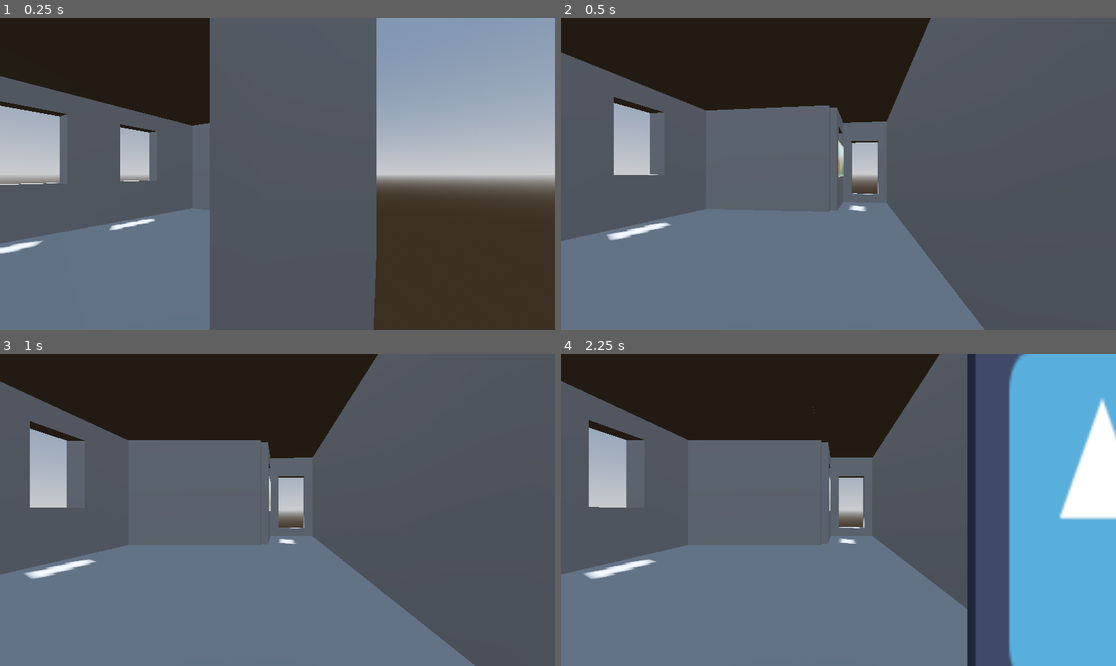
Above: before the commit, frames 1-4 (two rows, left to right).
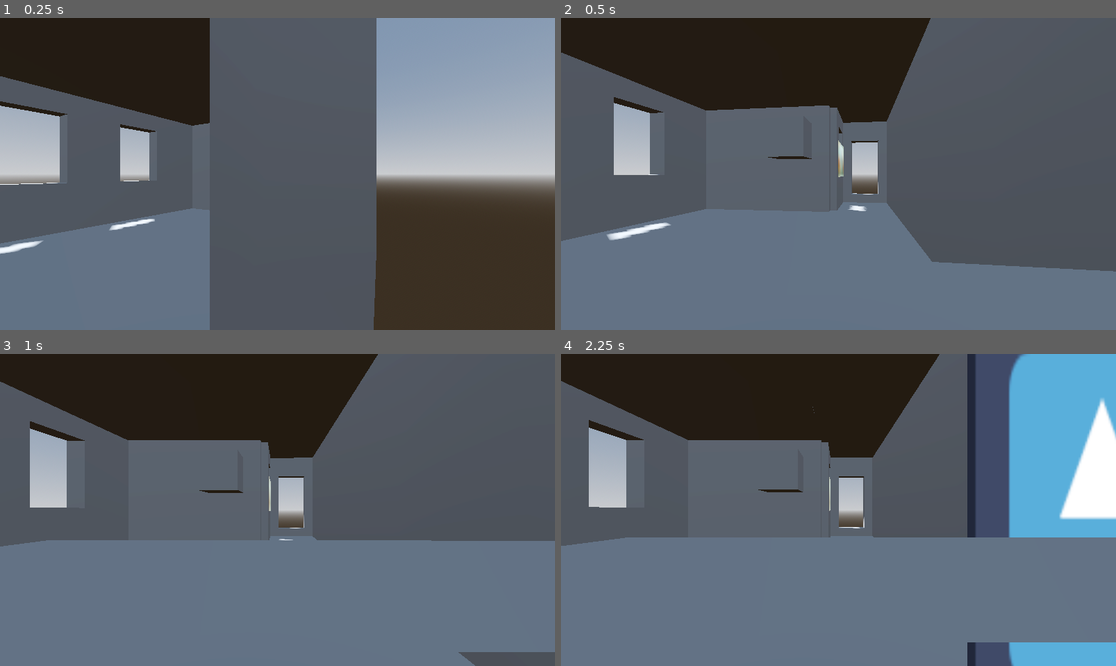
Above: after the commit, the same moments.

Repository: Jellybean42/MurderMysteryWMCJam
Game: Godot game, scene res://levels/present.tscn
The game is run twice, just before and just after one commit, with the same random seed, the same clock (stepped at 60 frames per second) and the same inputs. This scene is started directly instead of the project's main scene. The engine's default icon, where the game draws it, is replaced by a stand-in: a white triangle on a blue panel in a dark square.
Inputs (mouse positions are in pixels of both pictures, inside the frame that each line leads up to):
- Up to frame 1 (0.25 s): no input
- Up to frame 2 (0.5 s): no input
- Up to frame 3 (1 s): move the mouse to (399, 494) at 0.52 s; hold Right (ui_right) from 0.53 s (still down); tap E (interact) at 0.6 s; click (399, 494) at 0.67 s; tap Space (ui_select) at 0.77 s
- Up to frame 4 (2.25 s): move the mouse to (727, 525) at 1.27 s; release Right (ui_right) at 1.28 s; hold Down (ui_down) 1.28-2.03 s; tap E (interact) at 1.35, 2.1 s; tap Space (ui_select) at 1.52 s; tap Enter at 2 s; move the mouse to (894, 441) at 2.02 s; hold Right (ui_right) from 2.03 s (still down)

Frame 1 is identical in both runs. In frame 2, 5.7% of the frame differs, in the area x 37-100%, y 44-100%; in frame 3, 13%; in frame 4, 13%, in the area x 0-100%, y 43-93%.

Commit message:
Update present.tscn

Diff:
--- a/levels/present.tscn
+++ b/levels/present.tscn
@@ -6,6 +6,9 @@
 [ext_resource type="Script" uid="uid://cqsp35p50u5jw" path="res://PlayerControllerDemo/player_camera.gd" id="4_viv30"]
 [ext_resource type="Script" uid="uid://bjyy7q2yuk4yd" path="res://levels/painting.gd" id="5_ve62j"]
 [ext_resource type="Texture2D" uid="uid://h8k8bn5mjibe" path="res://painting.jpeg" id="6_1rin7"]
+[ext_resource type="Script" uid="uid://bhl8qg3twanl7" path="res://Interaction/Collection/PickupTrigger.gd" id="7_q8rcl"]
+[ext_resource type="Script" uid="uid://bj1x54u04hxjy" path="res://Interaction/Collection/Item3D.gd" id="8_ujrt8"]
+[ext_resource type="Script" uid="uid://cmp5r6v7uvo38" path="res://Interaction/InteractArea.gd" id="9_lvjbi"]
 
 [sub_resource type="ProceduralSkyMaterial" id="ProceduralSkyMaterial_ml523"]
 sky_horizon_color = Color(0.66224277, 0.6717428, 0.6867428, 1)
@@ -22,6 +25,16 @@
 
 [sub_resource type="BoxShape3D" id="BoxShape3D_m0kh0"]
 size = Vector3(1, 1, 0.07647705)
+
+[sub_resource type="BoxShape3D" id="BoxShape3D_ekteu"]
+
+[sub_resource type="BoxMesh" id="BoxMesh_55phd"]
+
+[sub_resource type="SphereShape3D" id="SphereShape3D_8wxpc"]
+
+[sub_resource type="CylinderShape3D" id="CylinderShape3D_5yfgj"]
+
+[sub_resource type="BoxMesh" id="BoxMesh_w0rjg"]
 
 [node name="present" type="Node3D"]
 
@@ -58,3 +71,33 @@
 transform = Transform3D(1, 0, 0, 0, 1, 0, 0, 0, 1, 0, 0, -0.03628719)
 pixel_size = 0.0004
 texture = ExtResource("6_1rin7")
+
+[node name="PickupTrigger" type="Area3D" parent="."]
+script = ExtResource("7_q8rcl")
+
+[node name="CollisionShape3D" type="CollisionShape3D" parent="PickupTrigger"]
+shape = SubResource("BoxShape3D_ekteu")
+
+[node name="MeshInstance3D" type="MeshInstance3D" parent="PickupTrigger"]
+transform = Transform3D(1, 0, 0, 0, 1, 0, 0, 0, 1, -1.2596048, -0.03256738, 0)
+mesh = SubResource("BoxMesh_55phd")
+skeleton = NodePath("../../InteractArea")
+
+[node name="Item3D" type="Area3D" parent="."]
+script = ExtResource("8_ujrt8")
+
+[node name="CollisionShape3D" type="CollisionShape3D" parent="Item3D"]
+shape = SubResource("SphereShape3D_8wxpc")
+
+[node name="Sprite3D" type="Sprite3D" parent="Item3D"]
+
+[node name="InteractArea" type="Area3D" parent="."]
+script = ExtResource("9_lvjbi")
+
+[node name="CollisionShape3D" type="CollisionShape3D" parent="InteractArea"]
+shape = SubResource("CylinderShape3D_5yfgj")
+
+[node name="MeshInstance3D" type="MeshInstance3D" parent="InteractArea"]
+transform = Transform3D(1, 0, 0, 0, -0.5, 6.556708e-08, 0, -3.278354e-08, -0.5, 2, 1, -0.99999994)
+mesh = SubResource("BoxMesh_w0rjg")
+skeleton = NodePath("../../Node3D/MeshInstance3D")
Not shown: 1 places in levels/present.tscn that only renumber resources
